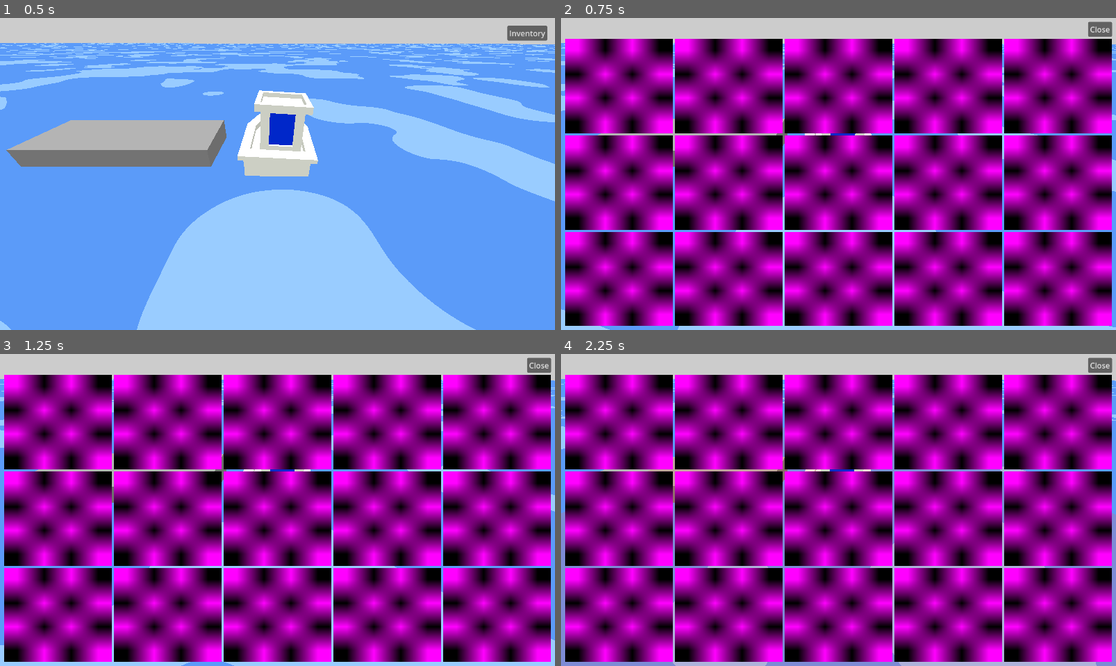
Above: before the commit, frames 1-4 (two rows, left to right).
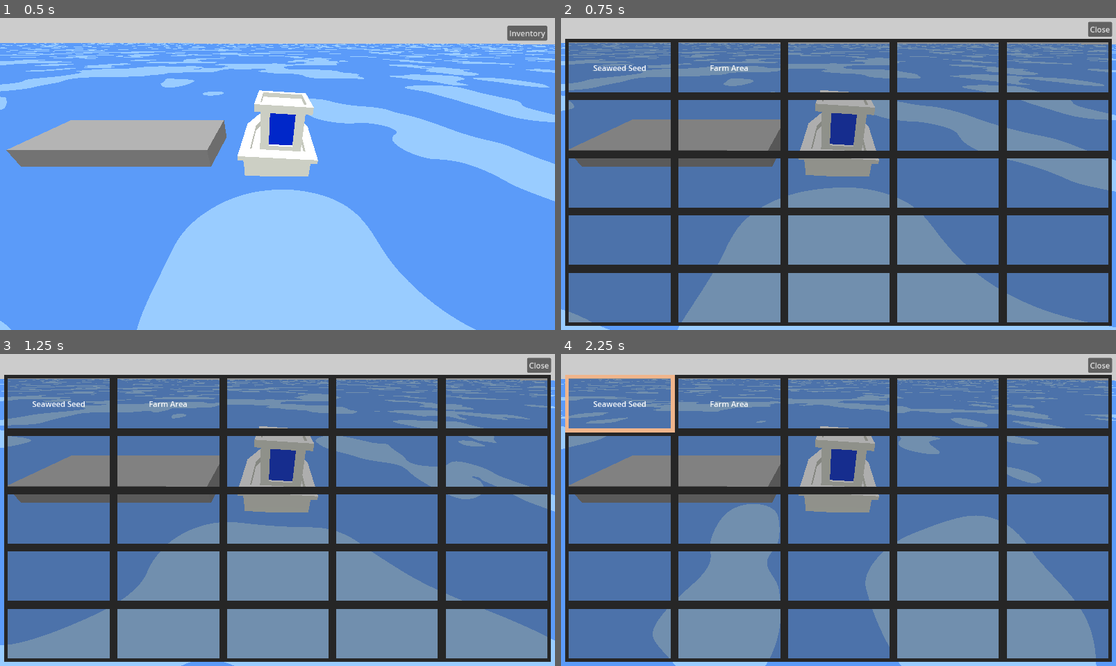
Above: after the commit, the same moments.

Repository: rustybucket-cloud/Ash-Tide
Game: Godot game, scene res://Scenes/main.tscn
The game is run twice, just before and just after one commit, with the same random seed, the same clock (stepped at 60 frames per second) and the same inputs. The project has no main scene, so this scene is started directly. The engine's default icon, where the game draws it, is replaced by a stand-in: a white triangle on a blue panel in a dark square.
Inputs (mouse positions are in pixels of both pictures, inside the frame that each line leads up to):
- Up to frame 1 (0.5 s): no input
- Up to frame 2 (0.75 s): click "Inventory" at 0.5 s
- Up to frame 3 (1.25 s): no input
- Up to frame 4 (2.25 s): click (622, 403) at 1.27 s; tap Enter at 2 s; move the mouse to (960, 494) at 2.02 s; hold D (rotate_right) from 2.03 s (still down); tap Space (available_action) at 2.1 s; click (960, 494) at 2.17 s

Frame 1 is identical in both runs. In frame 2, 91% of the frame differs, in the area x 0-100%, y 6-99%; in frame 3, 91%; in frame 4, 93%, in the area x 0-100%, y 6-100%.

Commit message:
basic inventory

Diff:
--- /dev/null
+++ b/Scenes/intentory_item_ui.tscn
@@ -0,0 +1,63 @@
+[gd_scene load_steps=8 format=3 uid="uid://bk76s83pxr0wx"]
+
+[ext_resource type="Script" uid="uid://cyc6iae0avvk6" path="res://Scripts/intentory_item_ui.gd" id="1_xc3dg"]
+
+[sub_resource type="StyleBoxFlat" id="StyleBoxFlat_ur7yj"]
+bg_color = Color(0.21176471, 0.21176471, 0.21176471, 0.40392157)
+border_width_left = 8
+border_width_top = 8
+border_width_right = 8
+border_width_bottom = 8
+border_color = Color(0.15, 0.15, 0.15, 1)
+
+[sub_resource type="StyleBoxEmpty" id="StyleBoxEmpty_xc3dg"]
+
+[sub_resource type="StyleBoxEmpty" id="StyleBoxEmpty_qf7rf"]
+
+[sub_resource type="StyleBoxEmpty" id="StyleBoxEmpty_7aop0"]
+
+[sub_resource type="StyleBoxEmpty" id="StyleBoxEmpty_cgiqh"]
+
+[sub_resource type="StyleBoxEmpty" id="StyleBoxEmpty_7ykv4"]
+
+[node name="InventoryItemUi" type="Panel"]
+anchors_preset = 8
+anchor_left = 0.5
+anchor_top = 0.5
+anchor_right = 0.5
+anchor_bottom = 0.5
+grow_horizontal = 2
+grow_vertical = 2
+scale = Vector2(3.8400002, 2.6892388)
+theme_override_styles/panel = SubResource("StyleBoxFlat_ur7yj")
+script = ExtResource("1_xc3dg")
+
+[node name="Label" type="Label" parent="."]
+layout_mode = 1
+anchors_preset = 8
+anchor_left = 0.5
+anchor_top = 0.5
+anchor_right = 0.5
+anchor_bottom = 0.5
+offset_left = -33.0
+offset_top = -11.5
+offset_right = 33.0
+offset_bottom = 11.5
+grow_horizontal = 2
+grow_vertical = 2
+scale = Vector2(0.9972549, 1)
+
+[node name="InvisibleButton" type="Button" parent="."]
+layout_mode = 1
+anchors_preset = 15
+anchor_right = 1.0
+anchor_bottom = 1.0
+grow_horizontal = 2
+grow_vertical = 2
+theme_override_styles/normal = SubResource("StyleBoxEmpty_xc3dg")
+theme_override_styles/pressed = SubResource("StyleBoxEmpty_qf7rf")
+theme_override_styles/hover = SubResource("StyleBoxEmpty_7aop0")
+theme_override_styles/disabled = SubResource("StyleBoxEmpty_cgiqh")
+theme_override_styles/focus = SubResource("StyleBoxEmpty_7ykv4")
+
+[connection signal="pressed" from="InvisibleButton" to="." method="_on_invisible_button_pressed"]
--- /dev/null
+++ b/Scripts/intentory_item_ui.gd
@@ -0,0 +1,37 @@
+extends Panel
+
+@onready var label = $Label
+
+var inventory_item : InventoryItem
+var panel_index = -1
+
+@export var base_border_color = "#262626"
+
+func _process(_delta: float) -> void:
+	var base := get_theme_stylebox("panel")
+	var sb: StyleBox = base.duplicate(true)
+	if Inventory.selected_item == panel_index:
+		if sb is StyleBoxFlat:
+			(sb as StyleBoxFlat).border_color = "#F0B58B"
+			add_theme_stylebox_override("panel", sb)
+	else:
+		if sb is StyleBoxFlat:
+			(sb as StyleBoxFlat).border_color = base_border_color
+			add_theme_stylebox_override("panel", sb)
+
+
+func set_inventory_item(it: InventoryItem) -> void:
+	inventory_item = it
+	if inventory_item.display_name != label.text:
+		label.text = inventory_item.display_name
+
+
+func _on_invisible_button_pressed() -> void:
+	assert(panel_index != -1)
+
+	# clear selected item
+	if panel_index == Inventory.selected_item:
+		Inventory.selected_item = -1
+		return
+
+	Inventory.selected_item = panel_index
--- /dev/null
+++ b/Scripts/inventory.gd
@@ -0,0 +1,55 @@
+extends Node
+
+var SLOT_COUNT = 25
+var MAX_SLOT_AMOUNT = 10
+
+var items: Array[InventoryItem] = []
+
+var selected_item : int = -1
+
+func _ready() -> void:
+	for i in SLOT_COUNT:
+		items.append(null)
+
+	var initial_seaweed_seed = InventoryItem.new()
+	initial_seaweed_seed.display_name = "Seaweed Seed"
+	initial_seaweed_seed.value = 10
+	initial_seaweed_seed.count = 1
+	items[0] = initial_seaweed_seed
+
+	var initial_farm_area = InventoryItem.new()
+	initial_farm_area.display_name = "Farm Area"
+	initial_farm_area.value = 100
+	initial_farm_area.count = 1
+	items[1] = initial_farm_area
+
+
+func add_item(item: InventoryItem, slot: int) -> void:
+	if items[slot] == null:
+		items[slot] = item
+		return
+
+	assert(items[slot].display_name == item.display_name)
+	assert(items[slot].count <= MAX_SLOT_AMOUNT)
+	items[slot].count += 1
+
+
+func get_available_slot(item: InventoryItem) -> Array[int]:
+	var available_slots = []
+	for i in SLOT_COUNT:
+		if items[i] == null:
+			available_slots.append(i)
+			continue
+		if items[i].display_name != item.display_name:
+			continue
+		if items[i] >= MAX_SLOT_AMOUNT:
+			continue
+		available_slots.append(i)
+
+	return available_slots
+
+
+func get_selected_item() -> InventoryItem:
+	if selected_item == -1:
+		return null
+	return items[selected_item]
--- a/Scripts/inventory_canvas.gd
+++ b/Scripts/inventory_canvas.gd
@@ -2,7 +2,29 @@
 
 signal close_button_pressed
 
-@onready var grid = $GridContainer
+@export var inventory_item_ui_scene : PackedScene
+
+@onready var grid = $MarginContainer/VBoxContainer/GridContainer
+
+func _ready() -> void:
+	process_mode = Node.PROCESS_MODE_WHEN_PAUSED
+	for i in range(Inventory.SLOT_COUNT):
+		var slot = inventory_item_ui_scene.instantiate()
+		slot.size_flags_horizontal = Control.SIZE_EXPAND_FILL
+		slot.size_flags_vertical = Control.SIZE_EXPAND_FILL
+		slot.custom_minimum_size = Vector2(64, 64)
+		slot.panel_index = i
+		grid.add_child(slot)
+		#slot.slot_index = i
+
+
+func _process(_delta: float) -> void:
+	# set the correct item to each ui item
+	var inventory_item_children = grid.find_children("*", "Panel", true, false)
+	for i in range(len(inventory_item_children)):
+		if Inventory.items[i] != null:
+			inventory_item_children[i].set_inventory_item(Inventory.items[i])
+
 
 func _on_close_button_pressed() -> void:
 	close_button_pressed.emit()
--- /dev/null
+++ b/Scripts/inventory_item.gd
@@ -0,0 +1,6 @@
+extends Node
+class_name InventoryItem
+
+var display_name : String
+var value : float
+var count : int
--- a/Scripts/main.gd
+++ b/Scripts/main.gd
@@ -21,10 +21,13 @@
 @onready var player_canvas = $PlayerCanvas
 @onready var inventory_canvas = $InventoryCanvas
 
+@onready var state_manager = StateManager.new()
+
 func _ready() -> void:
 	#### CREATE SCENE CHILDREN ####
 	player = player_scene.instantiate()
 	player.global_position = player_starting_position
+	player.set_state_manager(state_manager)
 	add_child(player)
 
 	water = water_scene.instantiate()
@@ -53,11 +56,15 @@
 func _on_inventory_button_pressed() -> void:
 	player_canvas.visible = false
 	inventory_canvas.visible = true
+	get_tree().paused = true
+	state_manager.pause()
 
 
 func _on_close_button_pressed() -> void:
 	player_canvas.visible = true
 	inventory_canvas.visible = false
+	get_tree().paused = false
+	state_manager.run()
 
 
 func _dock_player() -> void:
--- a/Scripts/new_farm_area.gd
+++ b/Scripts/new_farm_area.gd
@@ -32,6 +32,7 @@
 
 func _physics_process(_delta: float) -> void:
 	_sync_boat_and_farm_area()
+
 
 func _sync_boat_and_farm_area() -> void:
 	assert(boat != null, "boat must be defined in new_farm_area")
--- a/Scripts/player.gd
+++ b/Scripts/player.gd
@@ -8,29 +8,54 @@
 @onready var detector = $Boat/TriggerDetector
 
 var is_new_farm_placement_disabled := false
+var state_manager : StateManager
+
+func set_state_manager(sm : StateManager) -> void:
+	state_manager = sm
+
 
 func _process(_delta: float) -> void:
-	if Input.is_action_just_pressed("available_action"):
+	assert(state_manager != null)
+	if state_manager.state != StateManager.State.RUNNING:
+		return
+
+	var selected_item = Inventory.get_selected_item()
+
+	### Place farm area when selecting farm area ###
+	if selected_item != null and selected_item.display_name == "Farm Area":
 		if new_farm_area == null:
 			### Start new farm placement ###
 			new_farm_area = new_farm_area_scene.instantiate()
 			get_tree().current_scene.add_child(new_farm_area)
 			new_farm_area.init(boat)
 		else:
-			### Place new farm ###
-			if new_farm_area.can_place:
-				var farm_area = farm_area_scene.instantiate()
-				get_tree().current_scene.add_child(farm_area)
+			if Input.is_action_just_pressed("available_action"):
+				### Place new farm ###
+				if new_farm_area.can_place:
+					var farm_area = farm_area_scene.instantiate()
+					get_tree().current_scene.add_child(farm_area)
 
-				farm_area.global_position = new_farm_area.get_placement_position()
-				farm_area.global_basis = new_farm_area.get_placement_basis()
+					farm_area.global_position = new_farm_area.get_placement_position()
+					farm_area.global_basis = new_farm_area.get_placement_basis()
 
-				new_farm_area.queue_free()
-				new_farm_area = null
+					_destroy_new_farm()
+	else:
+		### Destroy new farm if unselecting farm area ###
+		if new_farm_area != null:
+			_destroy_new_farm()
 
 
 func _physics_process(delta: float) -> void:
+	assert(state_manager != null)
+	if state_manager.state != StateManager.State.RUNNING:
+		return
+
 	var move_input = Input.get_axis("move_backward", "move_forward")
 	var turn_input = Input.get_axis("rotate_right", "rotate_left")
 
 	boat.move(move_input, turn_input, delta)
+
+
+func _destroy_new_farm() -> void:
+	new_farm_area.queue_free()
+	new_farm_area = null
--- a/Scripts/player_canvas.gd
+++ b/Scripts/player_canvas.gd
@@ -2,6 +2,18 @@
 
 signal inventory_button_pressed
 
+@onready var selected_item_button = $MarginContainer/MarginContainer/HBoxContainer/SelectedItem
+
+
+func _process(_delta: float) -> void:
+	var selected_item = Inventory.get_selected_item()
+	selected_item_button.visible = selected_item != null
+	if selected_item == null:
+		return
+	var button_text = "Selected: " + selected_item.display_name
+	if selected_item_button.text != button_text:
+		selected_item_button.text = button_text
+
 
 func _on_inventory_button_pressed() -> void:
 	inventory_button_pressed.emit()
--- /dev/null
+++ b/Scripts/state_manager.gd
@@ -0,0 +1,17 @@
+extends Node
+class_name StateManager
+
+enum State { RUNNING, PAUSED }
+
+var _state : State = State.RUNNING
+var state : State:
+	get:
+		return _state
+
+
+func pause() -> void:
+	_state = State.PAUSED
+
+
+func run() -> void:
+	_state = State.RUNNING
--- a/Ui/inventory_canvas.tscn
+++ b/Ui/inventory_canvas.tscn
@@ -1,17 +1,11 @@
-[gd_scene load_steps=5 format=3 uid="uid://iq1ofll3xsis"]
+[gd_scene load_steps=3 format=3 uid="uid://iq1ofll3xsis"]
 
 [ext_resource type="Script" uid="uid://b4p0ddo0gcpeu" path="res://Scripts/inventory_canvas.gd" id="1_kvalw"]
-[ext_resource type="Texture2D" uid="uid://4ytto35exn8j" path="res://icon.svg" id="2_a17xt"]
-
-[sub_resource type="ImageTexture" id="ImageTexture_0wjh3"]
-
-[sub_resource type="CanvasTexture" id="CanvasTexture_kvalw"]
-diffuse_texture = SubResource("ImageTexture_0wjh3")
-normal_texture = ExtResource("2_a17xt")
-specular_color = Color(0.38635123, 0.6340073, 0.65301836, 1)
+[ext_resource type="PackedScene" uid="uid://bk76s83pxr0wx" path="res://Scenes/intentory_item_ui.tscn" id="2_a17xt"]
 
 [node name="InventoryCanvas" type="CanvasLayer"]
 script = ExtResource("1_kvalw")
+inventory_item_ui_scene = ExtResource("2_a17xt")
 
 [node name="MarginContainer" type="MarginContainer" parent="."]
 anchors_preset = 15
@@ -19,6 +13,7 @@
 anchor_bottom = 1.0
 grow_horizontal = 2
 grow_vertical = 2
+size_flags_horizontal = 3
 size_flags_vertical = 3
 theme_override_constants/margin_left = 8
 theme_override_constants/margin_top = 8
@@ -40,96 +35,8 @@
 [node name="GridContainer" type="GridContainer" parent="MarginContainer/VBoxContainer"]
 layout_mode = 2
 size_flags_vertical = 3
+theme_override_constants/h_separation = 0
+theme_override_constants/v_separation = 0
 columns = 5
 
-[node name="TextureRect" type="TextureRect" parent="MarginContainer/VBoxContainer/GridContainer"]
-layout_mode = 2
-size_flags_horizontal = 3
-size_flags_vertical = 3
-texture = SubResource("CanvasTexture_kvalw")
-
-[node name="TextureRect3" type="TextureRect" parent="MarginContainer/VBoxContainer/GridContainer"]
-layout_mode = 2
-size_flags_horizontal = 3
-size_flags_vertical = 3
-texture = SubResource("CanvasTexture_kvalw")
-
-[node name="TextureRect4" type="TextureRect" parent="MarginContainer/VBoxContainer/GridContainer"]
-layout_mode = 2
-size_flags_horizontal = 3
-size_flags_vertical = 3
-texture = SubResource("CanvasTexture_kvalw")
-
-[node name="TextureRect5" type="TextureRect" parent="MarginContainer/VBoxContainer/GridContainer"]
-layout_mode = 2
-size_flags_horizontal = 3
-size_flags_vertical = 3
-texture = SubResource("CanvasTexture_kvalw")
-
-[node name="TextureRect2" type="TextureRect" parent="MarginContainer/VBoxContainer/GridContainer"]
-layout_mode = 2
-size_flags_horizontal = 3
-size_flags_vertical = 3
-texture = SubResource("CanvasTexture_kvalw")
-
-[node name="TextureRect6" type="TextureRect" parent="MarginContainer/VBoxContainer/GridContainer"]
-layout_mode = 2
-size_flags_horizontal = 3
-size_flags_vertical = 3
-texture = SubResource("CanvasTexture_kvalw")
-
-[node name="TextureRect7" type="TextureRect" parent="MarginContainer/VBoxContainer/GridContainer"]
-layout_mode = 2
-size_flags_horizontal = 3
-size_flags_vertical = 3
-texture = SubResource("CanvasTexture_kvalw")
-
-[node name="TextureRect8" type="TextureRect" parent="MarginContainer/VBoxContainer/GridContainer"]
-layout_mode = 2
-size_flags_horizontal = 3
-size_flags_vertical = 3
-texture = SubResource("CanvasTexture_kvalw")
-
-[node name="TextureRect9" type="TextureRect" parent="MarginContainer/VBoxContainer/GridContainer"]
-layout_mode = 2
-size_flags_horizontal = 3
-size_flags_vertical = 3
-texture = SubResource("CanvasTexture_kvalw")
-
-[node name="TextureRect10" type="TextureRect" parent="MarginContainer/VBoxContainer/GridContainer"]
-layout_mode = 2
-size_flags_horizontal = 3
-size_flags_vertical = 3
-texture = SubResource("CanvasTexture_kvalw")
-
-[node name="TextureRect11" type="TextureRect" parent="MarginContainer/VBoxContainer/GridContainer"]
-layout_mode = 2
-size_flags_horizontal = 3
-size_flags_vertical = 3
-texture = SubResource("CanvasTexture_kvalw")
-
-[node name="TextureRect12" type="TextureRect" parent="MarginContainer/VBoxContainer/GridContainer"]
-layout_mode = 2
-size_flags_horizontal = 3
-size_flags_vertical = 3
-texture = SubResource("CanvasTexture_kvalw")
-
-[node name="TextureRect13" type="TextureRect" parent="MarginContainer/VBoxContainer/GridContainer"]
-layout_mode = 2
-size_flags_horizontal = 3
-size_flags_vertical = 3
-texture = SubResource("CanvasTexture_kvalw")
-
-[node name="TextureRect14" type="TextureRect" parent="MarginContainer/VBoxContainer/GridContainer"]
-layout_mode = 2
-size_flags_horizontal = 3
-size_flags_vertical = 3
-texture = SubResource("CanvasTexture_kvalw")
-
-[node name="TextureRect15" type="TextureRect" parent="MarginContainer/VBoxContainer/GridContainer"]
-layout_mode = 2
-size_flags_horizontal = 3
-size_flags_vertical = 3
-texture = SubResource("CanvasTexture_kvalw")
-
 [connection signal="pressed" from="MarginContainer/VBoxContainer/HBoxContainer/CloseButton" to="." method="_on_close_button_pressed"]
--- a/Ui/player_canvas.tscn
+++ b/Ui/player_canvas.tscn
@@ -26,6 +26,10 @@
 layout_mode = 2
 alignment = 2
 
+[node name="SelectedItem" type="Button" parent="MarginContainer/MarginContainer/HBoxContainer"]
+layout_mode = 2
+text = "Value"
+
 [node name="InventoryButton" type="Button" parent="MarginContainer/MarginContainer/HBoxContainer"]
 layout_mode = 2
 text = "Inventory
--- a/project.godot
+++ b/project.godot
@@ -14,9 +14,17 @@
 config/features=PackedStringArray("4.5", "GL Compatibility")
 config/icon="res://icon.svg"
 
+[autoload]
+
+Inventory="*res://Scripts/inventory.gd"
+
 [dotnet]
 
 project/assembly_name="Ash Tide"
+
+[editor_plugins]
+
+enabled=PackedStringArray("res://addons/gut/plugin.cfg")
 
 [input]
 
--- /dev/null
+++ b/test/unit/test_inventory.gd
@@ -0,0 +1,12 @@
+extends GutTest
+
+func test_inventory_setup():
+	var inventory = Inventory.new()
+	assert_eq(len(inventory.items), 25)
+
+#func test_passes():
+	#assert_eq(1, 1)
+	#
+#
+#func test_fails():
+	#assert_eq(1, 2)
Not shown, added: Scripts/intentory_item_ui.gd.uid
Not shown, added: Scripts/inventory.gd.uid
Not shown, added: Scripts/inventory_item.gd.uid
Not shown, added: Scripts/state_manager.gd.uid
Not shown, added: addons/gut/GutScene.gd
Not shown, added: addons/gut/GutScene.gd.uid
Not shown, added: addons/gut/GutScene.tscn
Not shown, added: addons/gut/UserFileViewer.gd
Not shown, added: addons/gut/UserFileViewer.gd.uid
Not shown, added: addons/gut/UserFileViewer.tscn
Not shown, added: addons/gut/autofree.gd
Not shown, added: addons/gut/autofree.gd.uid
(and 234 more such lines)
